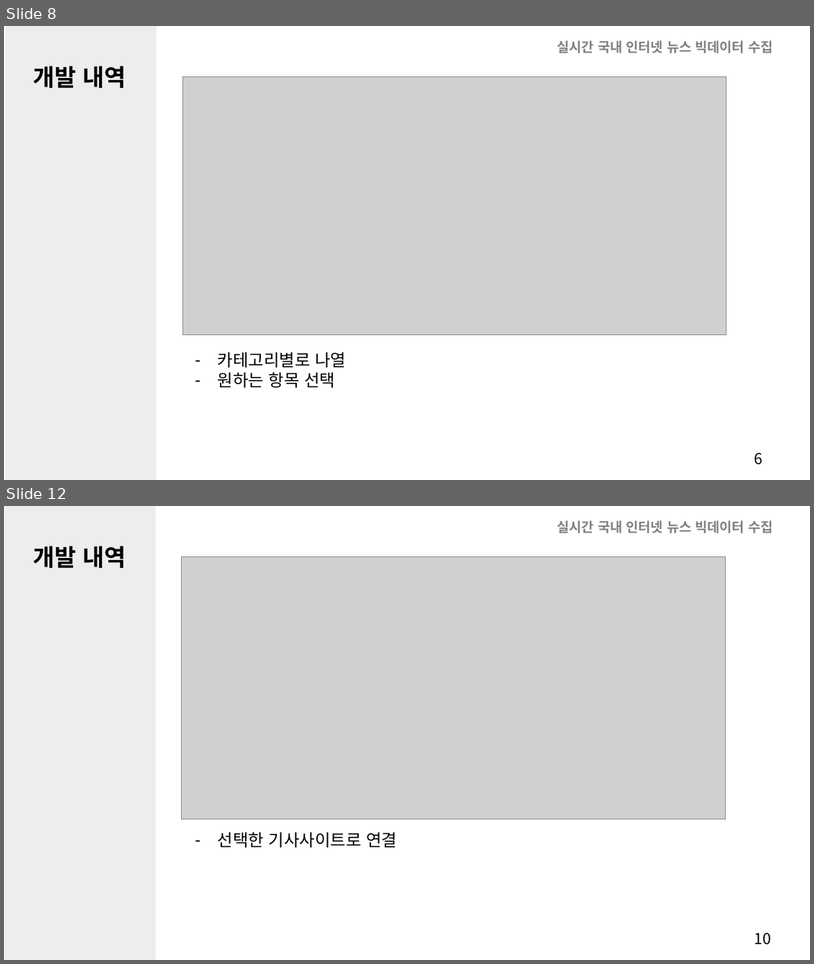
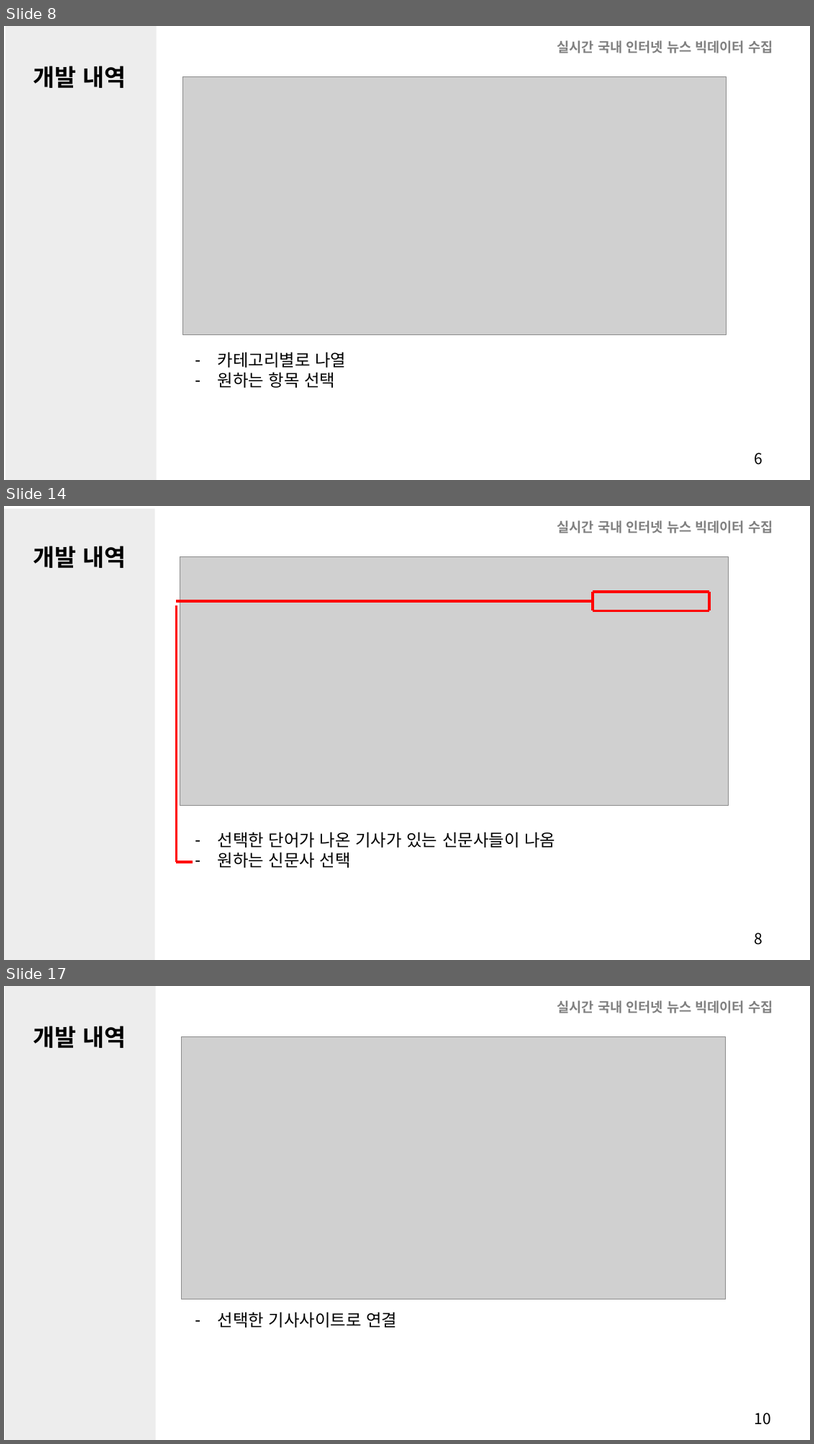
Before and after one commit to LimFull/Internet-News-Collector, a slide deck: 오픈아이즈 5주차 발표.pptx. Shown one above the other, each under a label of ours: slides 8 and 12 before the commit, slides 8, 14 and 17 after it; the slides between them are not shown. The pictures are 814x964 and 814x1444 pixels, drawn with LibreOffice and Linux fonts; fonts in the diff are those of the drawing; grey boxes stand for pictures. Boxes give left, top, right and bottom in pixels: in the first picture for what was removed or moved away, otherwise in the second. Text is boxed around its words. In the diff, an @@ line names an element or a change of style, - is before the commit and + after.

```diff
--- a/오픈아이즈 5주차 발표.pptx
+++ b/오픈아이즈 5주차 발표.pptx
@@ slide 14 added at (4, 506, 810, 960), background #FFFFFF @@
@@ rectangle added at (4, 508, 155, 960), fill #EDEDED @@
@@ text added at (557, 520, 773, 533), 16 pt, text #808080, bold @@
+실시간 국내 인터넷 뉴스 빅데이터 수집
@@ text added at (34, 546, 126, 568), 28 pt, text #000000, bold @@
+개발 내역
@@ picture added at (180, 557, 729, 806) @@
@@ line added from (593, 610) to (593, 592), #FF0000 3 pt @@
@@ line added from (593, 592) to (710, 592), #FF0000 3 pt @@
@@ line added from (710, 610) to (710, 592), #FF0000 3 pt @@
@@ line added from (176, 862) to (176, 605), #FF0000 3 pt @@
@@ line added from (176, 601) to (593, 601), #FF0000 3 pt @@
@@ line added from (593, 610) to (710, 610), #FF0000 3 pt @@
@@ text added at (218, 831, 556, 867), 20 pt, text #000000 @@
+– 선택한 단어가 나온 기사가 있는 신문사들이 나옴
+– 원하는 신문사 선택
@@ line added from (176, 862) to (193, 862), #FF0000 3 pt @@
@@ text added at (755, 932, 764, 944), 18 pt, text #000000 @@
+8
@@ what was slide 12 is now slide 17 @@
```
Also in this commit, not shown: 3 slides changed, 4 other slides added.
